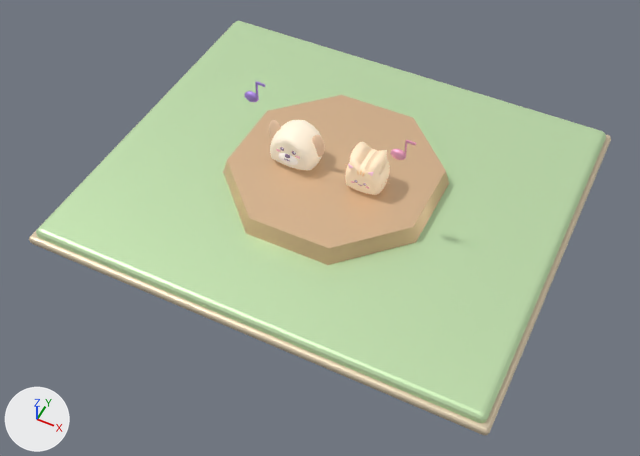
Two versions of the glTF model game/art/models/buildings/bandstand/building_bandstand_L03.glb, one commit apart.
The view is the same before and after, from a 50 mm lens placed at (15.4, -32.8, 36.1), pointed at (0.8, -3.7, -0.2). The lights are fixed; the arrows at lower left show +X, +Y and +Z. The older version comes first. Where no turn or scale is listed for an object, it has been applied to the vertices.
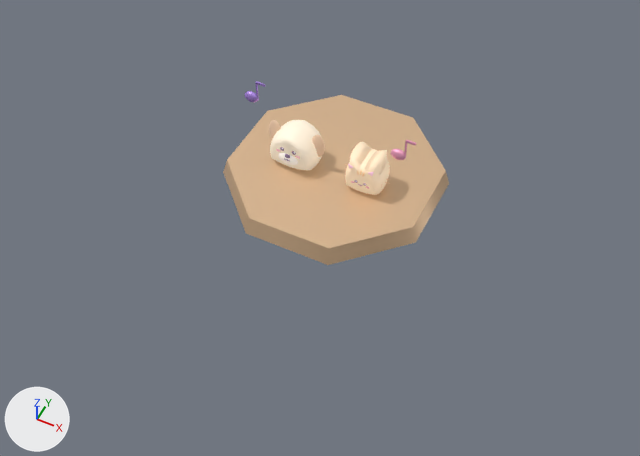
Where the change shows, as pixel boxes (x1, y1, x2, y2) in the pictures (640 x 456 px):
'Mesh_19', deleted (green): before (36, 21, 606, 423)
'Mesh_20', deleted: before (29, 26, 611, 435)

The change in detail:
Object 'Mesh_19' (ob_mesh_19) is deleted.
Object 'Mesh_20' (ob_mesh_20) is deleted.
